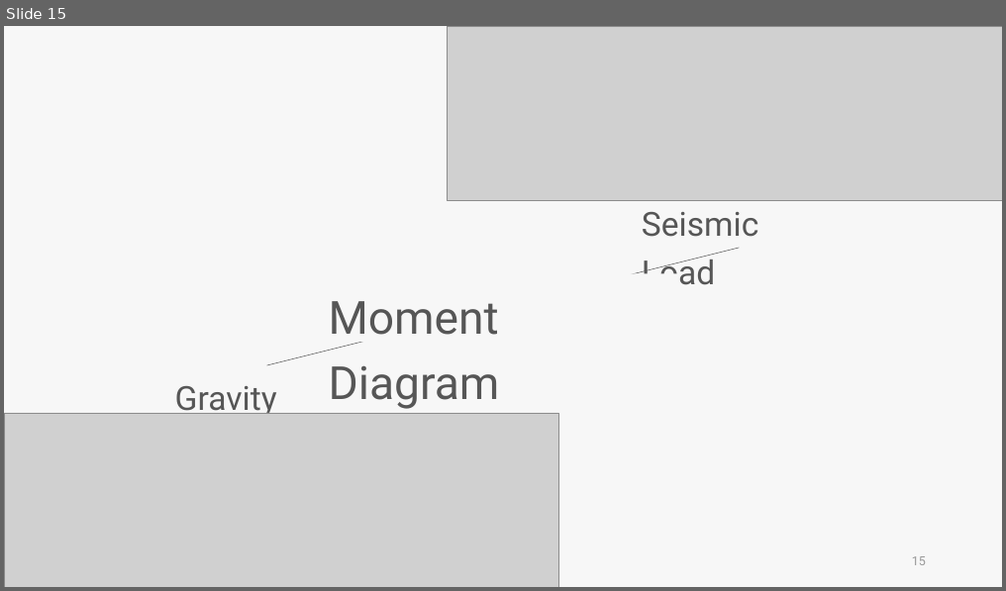
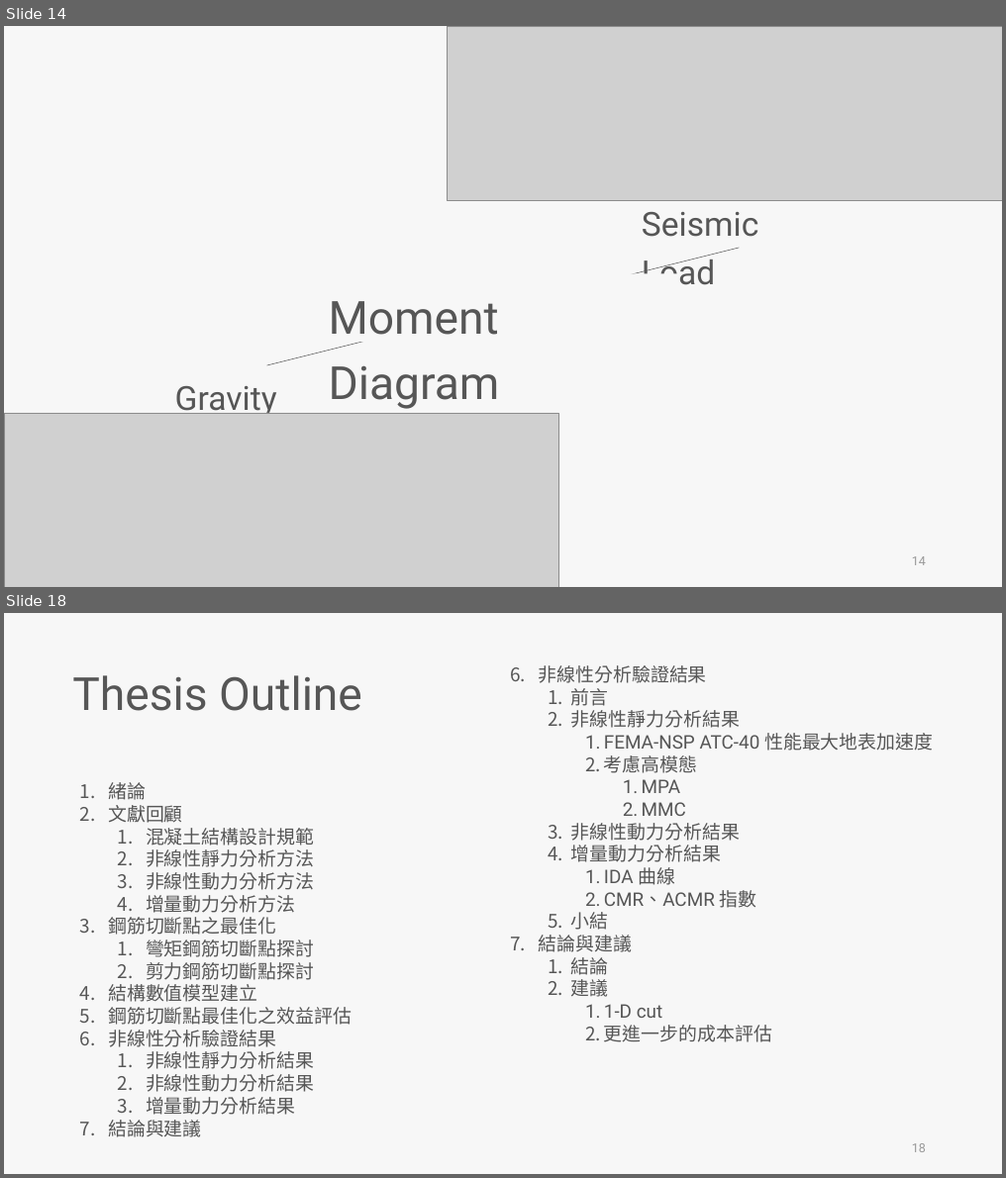
Before and after one commit to skyran1278/VbaProject, a slide deck: 20180126_SmartCut/Meeting/20190412 Meeting/20190412 Meeting.pptx. Shown one above the other, each under a label of ours: slide 15 before the commit, slides 14 and 18 after it; the slides between them are not shown. The pictures are 1006x591 and 1006x1178 pixels, drawn with LibreOffice and Linux fonts; fonts in the diff are those of the drawing; grey boxes stand for pictures. Boxes give left, top, right and bottom in pixels: in the first picture for what was removed or moved away, otherwise in the second. Text is boxed around its words. In the diff, an @@ line names an element or a change of style, - is before the commit and + after.

```diff
--- a/20180126_SmartCut/Meeting/20190412 Meeting/20190412 Meeting.pptx
+++ b/20180126_SmartCut/Meeting/20190412 Meeting/20190412 Meeting.pptx
@@ slide 18 added at [4, 613, 1002, 1174], background #F7F7F7 @@
@@ text added at [539, 665, 933, 1043], 18 pt, text #565656 @@
+6. 非線性分析驗證結果
+  1. 前言
+  2. 非線性靜力分析結果
+    1. FEMA-NSP ATC-40 性能最大地表加速度
+    2. 考慮高模態
+      1. MPA
+      2. MMC
+  3. 非線性動力分析結果
+  4. 增量動力分析結果
+    1. IDA 曲線
+    2. CMR、ACMR 指數
+  5. 小結
+7. 結論與建議
+  1. 結論
+  2. 建議
+    1. 1-D cut
+    2. 更進一步的成本評估
@@ text added at [72, 675, 362, 711], 44 pt, text #565656 @@
+Thesis Outline
@@ text added at [108, 782, 351, 1138], 18 pt, text #565656 @@
+1. 緒論
+2. 文獻回顧
+  1. 混凝土結構設計規範
+  2. 非線性靜力分析方法
+  3. 非線性動力分析方法
+  4. 增量動力分析方法
+3. 鋼筋切斷點之最佳化
+  1. 彎矩鋼筋切斷點探討
+  2. 剪力鋼筋切斷點探討
+4. 結構數值模型建立
+5. 鋼筋切斷點最佳化之效益評估
+6. 非線性分析驗證結果
+  1. 非線性靜力分析結果
+  2. 非線性動力分析結果
+  3. 增量動力分析結果
+7. 結論與建議
@@ page number added at [912, 1144, 926, 1153], 12 pt, text #9A9A9A @@
+18
@@ what was slide 15 is now slide 14 @@
@@ page number at [912, 557, 926, 566]: text changed @@
-15
+14
```
Also in this commit, not shown: 6 slides changed, 3 other slides added, 5 slides removed, 1 other file.
